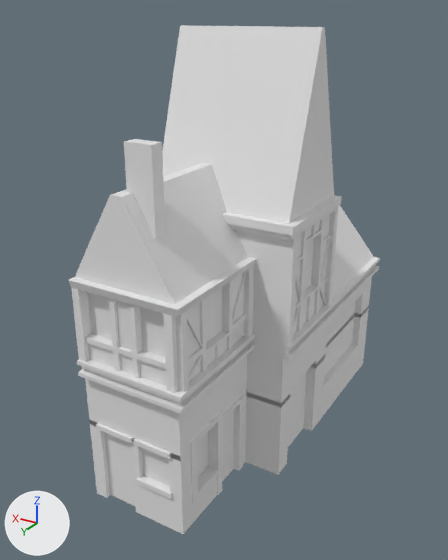
One commit to the Blender file BlendFiles/0_building.blend: the scene before it, then after it.
One viewpoint serves both versions: a camera (50 mm lens) standing at (-12.8, 14.5, 16.9) and looking at (-1.1, -5.0, 7.1). Lighting does not change. The marker at lower left points along +X, +Y and +Z. The older version comes first.

Names of what the first picture shows: 'BildingBase', 'BildingBase.001', 'Chimney', 'Roof1', 'Roof2', 'Roof3'.
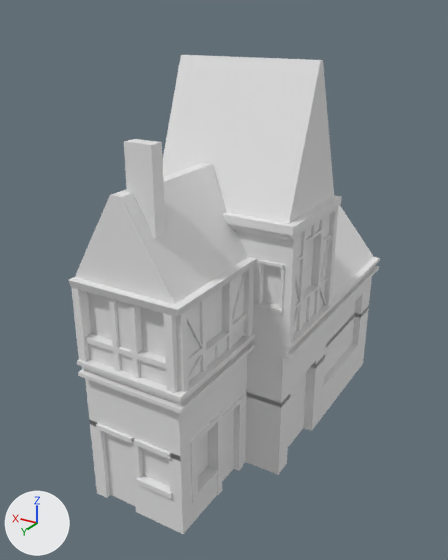
Boxes (x1, y1, x2, y2) around the edits, measured in the pictures (448 x 560 px):
'Roof2', moved, rescaled (15% shorter): before (162, 25, 334, 223); after (163, 55, 334, 223)
part 1 of me_cube, reshaped: (245, 216, 289, 342) in both

The change, as a list of edits to the scene's bpy script:
```text
Change me_cube:
    used by ob_bildingbase; location = (0.0, 0.0, 0.0)
    remove me_cube.from_pydata(...)  # 1105 vertices, 1084 faces, 2 loose edges; spans x -4.8..1.0, y -7.5..1.3, z 6.0..10.5
    add me_cube.from_pydata(...)  # 1277 vertices, 1252 faces, 2 loose edges; spans x -4.8..1.0, y -7.5..1.3, z 6.0..10.5
    me_cube part 1
    35 faces are deleted
    4 vertices are added at (-4.3, -3.7, 7.3), (-4.3, -3.7, 8.9), (-3.5, -3.7, 7.3), (-3.5, -3.7, 8.9)
    36 new vertices lie (0.1, 0.0, 0.0) away from vertices in x -4.5, y -7.5..-3.2, z 6.0..10.5
    36 new vertices lie (0.1, 0.0, 0.0) away from vertices in x -4.4, y -7.5..-3.2, z 6.0..10.5
    36 new vertices lie (0.8, 0.0, 0.0) away from vertices in x -4.3, y -7.5..-3.2, z 6.0..10.5
    36 new vertices lie (-0.4, 0.0, 0.0) away from vertices in x -3.0, y -7.5..-3.2, z 6.0..10.5
    16 new vertices lie (0.0, 0.1, 0.0) away from vertices in x -4.4..-3.4, y -3.5, z 7.2..9.0
    8 new vertices lie (0.0, 0.05, 0.0) away from vertices in x -4.4..-3.4, y -3.5, z 7.3..8.9
    203 new faces join them
Change me_cube_003:
    used by ob_roof2; location = (0.0, -4.5, 11.5)
    remove me_cube_003.from_pydata(...)  # 8 vertices, 6 faces; spans x -4.5..1.0, y -3.0..1.0, z -1.0..5.0
    add me_cube_003.from_pydata(...)  # 8 vertices, 6 faces; spans x -4.5..1.0, y -3.0..1.0, z -1.0..4.0
    me_cube_003 part 2: the whole mesh is scaled about its middle by (1, 1, 0.833), then moved by (0.0, 0.0, -0.5)
```
